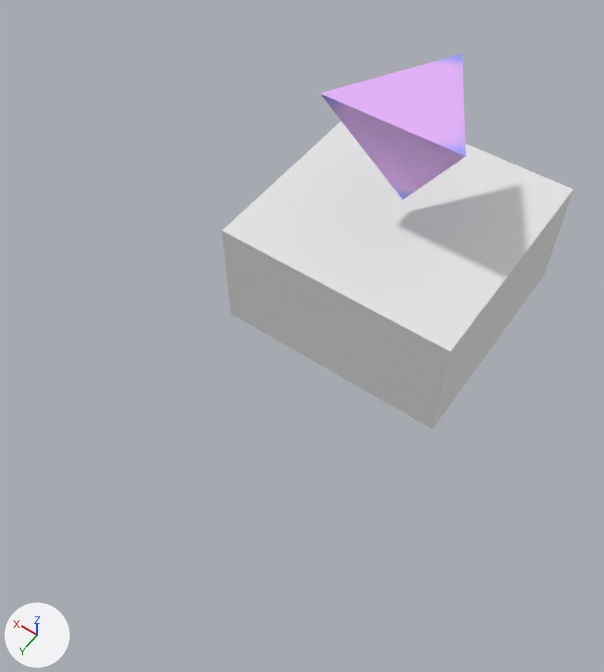
The Blender file media/tetrahedron.blend: old version first, new version second.
Before and after are seen from a camera (50 mm lens) standing at (-2.17, 4.39, 4.57) and looking at (0.0, 1.35, -0.21). Lighting does not change. The marker at lower left points along +X, +Y and +Z.

The first picture shows 'Floor', 'Tetrahedron'.
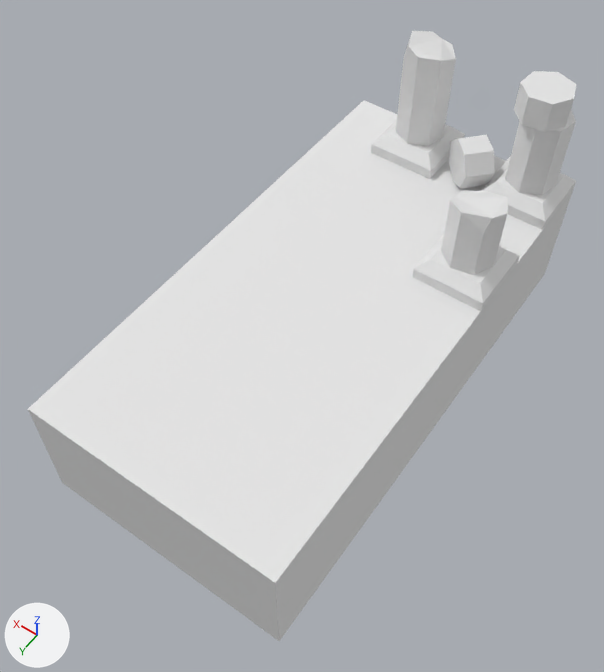
What differs and where, as boxes (x1, y1, x2, y2) in the pictures (604 x 672 px):
'Floor.001', shown: after (28, 231, 450, 641)
'Pillars', added: after (371, 31, 576, 311)
'Tetrahedron', hidden (purple): before (320, 54, 466, 200)

Edits to the bpy script that builds the scene:
```text
Add me_cube_010:
    me_cube_010.from_pydata(...)  # 110 vertices, 87 faces; spans x -1.29..0.91, y -0.17..0.84, z 0.16..1.69
Change ob_tetrahedron:
    add ob_tetrahedron.hide_render = True
Change ob_floor_001:
    remove ob_floor_001.hide_set(True)
Add ob_pillars:
    ob_pillars = bpy.data.objects.new('Pillars', me_cube_010)
    ob_pillars.location = (0.319, 0.087, 0.171)
    ob_pillars.rotation_euler = (1.571, 0.0, -0.741)  # degrees (90, 0, -42)
```
